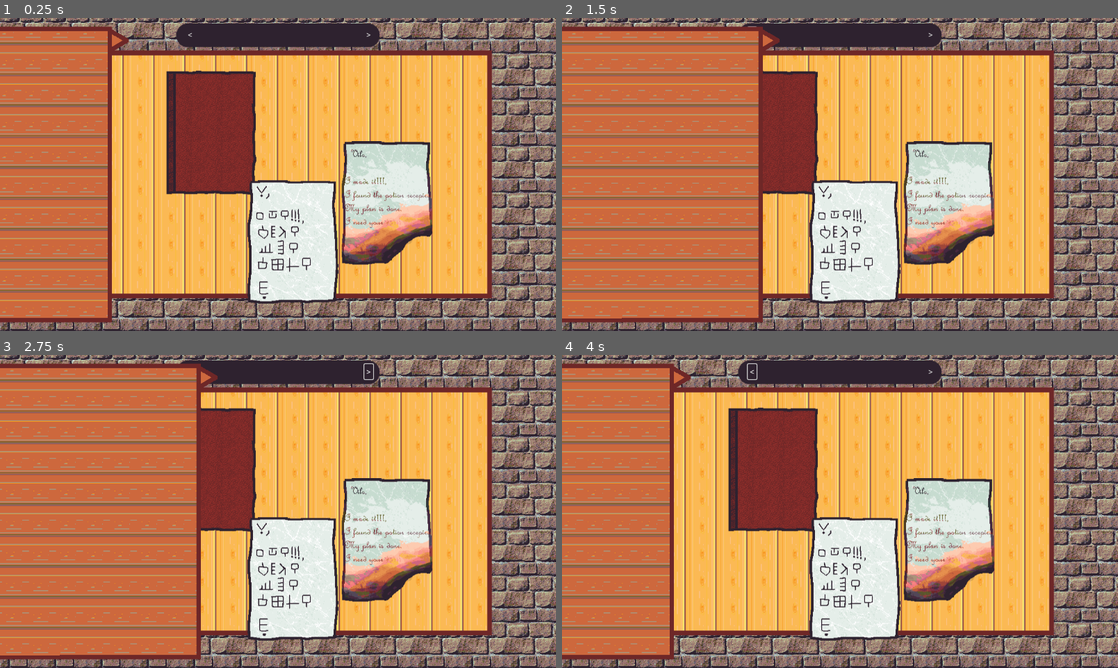
Above: before the commit, frames 1-4 (two rows, left to right).
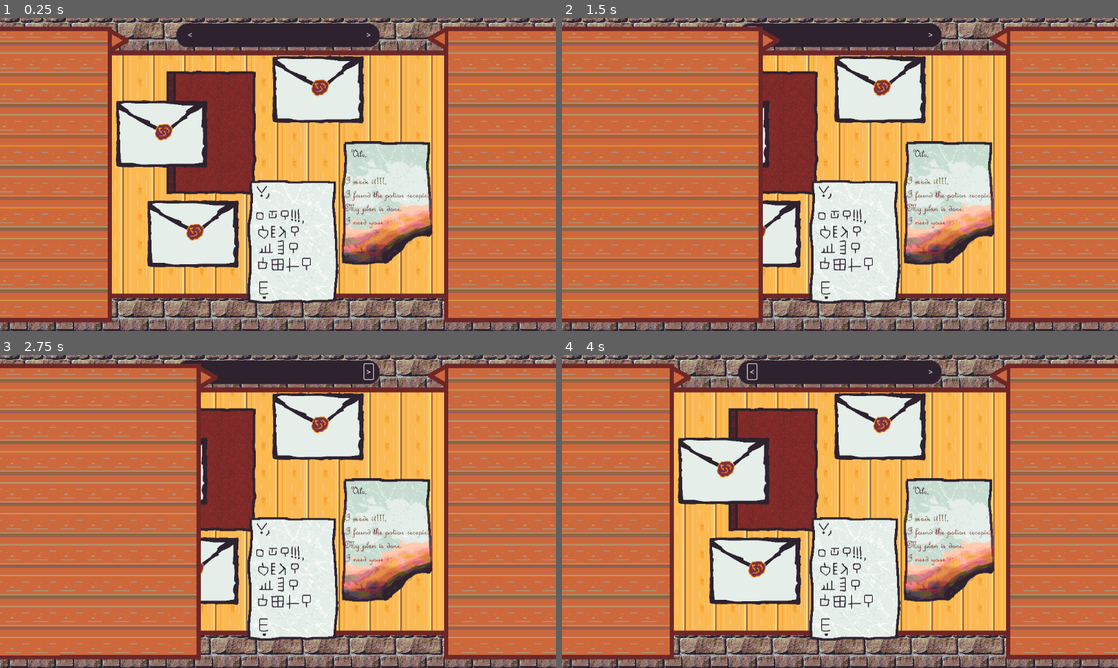
Above: after the commit, the same moments.

Repository: diegofdz333/the-alchemist
Game: Godot game, scene res://scenes/Main.tscn
Same seed, same stepped clock (60 frames per second), same inputs: the game is played once before the commit and once after it.
Inputs (mouse positions are in pixels of both pictures, inside the frame that each line leads up to):
- Up to frame 1 (0.25 s): no input
- Up to frame 2 (1.5 s): click (684, 39) at 0.52 s; click "<" at 1.25 s
- Up to frame 3 (2.75 s): click ">" at 2 s
- Up to frame 4 (4 s): click (773, 376) at 2.77 s; click "<" at 3.5 s

The runs differ from the first frame. In frame 1, 29% of the frame differs, in the area x 20-100%, y 2-98%; in frame 2, 24%; in frame 3, 24%; in frame 4, 29%.

Commit message:
Added plant menu

Diff:
--- /dev/null
+++ b/scenes/Cauldron.tscn
@@ -0,0 +1,9 @@
+[gd_scene load_steps=3 format=3 uid="uid://b6e5mddcrrd11"]
+
+[ext_resource type="Script" path="res://scripts/cauldron.gd" id="1_k7jbu"]
+[ext_resource type="Texture2D" uid="uid://pemdbobsq0ls" path="res://assets/wok.png" id="1_lwe72"]
+
+[node name="Cauldron" type="Sprite2D"]
+texture = ExtResource("1_lwe72")
+script = ExtResource("1_k7jbu")
+small_texture = ExtResource("1_lwe72")
--- a/scenes/DocumentMenu.tscn
+++ b/scenes/DocumentMenu.tscn
@@ -27,5 +27,6 @@
 texture_normal = ExtResource("3_ik7me")
 texture_pressed = ExtResource("4_kpomf")
 texture_hover = ExtResource("5_2ilg4")
+metadata/_edit_use_anchors_ = true
 
 [connection signal="pressed" from="ExpandButton" to="." method="_on_expand_button_pressed"]
--- /dev/null
+++ b/scenes/Item.tscn
@@ -0,0 +1,6 @@
+[gd_scene load_steps=2 format=3 uid="uid://cbxaknk507kt8"]
+
+[ext_resource type="Script" path="res://scripts/item.gd" id="1_x1ti8"]
+
+[node name="Item" type="Sprite2D"]
+script = ExtResource("1_x1ti8")
--- a/scenes/Main.tscn
+++ b/scenes/Main.tscn
@@ -1,20 +1,25 @@
-[gd_scene load_steps=17 format=3 uid="uid://de0bxnxrfky8a"]
+[gd_scene load_steps=22 format=3 uid="uid://c6c12xvctpfc2"]
 
 [ext_resource type="Script" path="res://scripts/main.gd" id="1_478tm"]
 [ext_resource type="Script" path="res://scripts/documents_handler.gd" id="1_bl5sq"]
-[ext_resource type="PackedScene" uid="uid://dml2o4mtpde67" path="res://Document.tscn" id="2_2uoe8"]
 [ext_resource type="Texture2D" uid="uid://ca4vyoeydh6ex" path="res://assets/table.png" id="3_f8pjf"]
 [ext_resource type="Texture2D" uid="uid://ckp7n13l86t17" path="res://assets/documents/unburntLetter.png" id="4_d8ovf"]
 [ext_resource type="Texture2D" uid="uid://bggqqjhi6lura" path="res://assets/bricks.png" id="4_gd8ix"]
 [ext_resource type="Texture2D" uid="uid://cjms1wtsnkkq0" path="res://assets/documents/burntLetter.png" id="5_4eq1o"]
-[ext_resource type="PackedScene" uid="uid://b5fis15vkrthn" path="res://DocumentMenu.tscn" id="6_lgqyx"]
-[ext_resource type="PackedScene" path="res://scenes/Document.tscn" id="6_sct4c"]
+[ext_resource type="PackedScene" uid="uid://b5fis15vkrthn" path="res://scenes/DocumentMenu.tscn" id="6_lgqyx"]
+[ext_resource type="PackedScene" uid="uid://dml2o4mtpde67" path="res://scenes/Document.tscn" id="6_sct4c"]
 [ext_resource type="Texture2D" uid="uid://bncrq8qe0wpcu" path="res://assets/documents/book-page-0.png" id="7_1wq1i"]
+[ext_resource type="PackedScene" uid="uid://b6e5mddcrrd11" path="res://scenes/Cauldron.tscn" id="7_lg7qs"]
 [ext_resource type="Script" path="res://scripts/text_popup.gd" id="8_axhao"]
 [ext_resource type="Texture2D" uid="uid://cdajpqcljhsrr" path="res://assets/textBar.png" id="8_fxjid"]
 [ext_resource type="Script" path="res://scripts/book.gd" id="8_uy8em"]
 [ext_resource type="Script" path="res://scripts/book_button.gd" id="9_uv647"]
 [ext_resource type="LabelSettings" uid="uid://dvbui4870kuc" path="res://resources/secret_label_settings.tres" id="10_3cly0"]
+[ext_resource type="PackedScene" uid="uid://cxfcyyca6olrd" path="res://scenes/PlantMenu.tscn" id="12_cwajq"]
+[ext_resource type="PackedScene" path="res://scenes/Plant.tscn" id="13_m0xuo"]
+[ext_resource type="Texture2D" uid="uid://y82niwuxx1im" path="res://assets/plants/leaf.png" id="14_hvh61"]
+[ext_resource type="Texture2D" uid="uid://f1bs0wqm05im" path="res://assets/plants/leaf_selected.png" id="15_ug3ac"]
+[ext_resource type="Script" path="res://scripts/plant_handler.gd" id="16_mql5o"]
 
 [sub_resource type="LabelSettings" id="LabelSettings_na3qj"]
 font_size = 22
@@ -26,10 +31,69 @@
 
 [node name="Camera2D" type="Camera2D" parent="."]
 
+[node name="Cauldron" parent="." instance=ExtResource("7_lg7qs")]
+
+[node name="Plants" type="Node" parent="."]
+script = ExtResource("16_mql5o")
+
+[node name="Plant" parent="Plants" instance=ExtResource("13_m0xuo")]
+position = Vector2(224, -82)
+scale = Vector2(0.15, 0.15)
+texture = ExtResource("14_hvh61")
+plant_name = "Starbloom"
+small_texture = ExtResource("15_ug3ac")
+
+[node name="Plant2" parent="Plants" instance=ExtResource("13_m0xuo")]
+position = Vector2(466, -44)
+scale = Vector2(0.15, 0.15)
+texture = ExtResource("14_hvh61")
+plant_name = "Ashthorn"
+small_texture = ExtResource("15_ug3ac")
+
+[node name="Plant3" parent="Plants" instance=ExtResource("13_m0xuo")]
+position = Vector2(602, -94)
+scale = Vector2(0.15, 0.15)
+texture = ExtResource("14_hvh61")
+plant_name = "Duskwither"
+small_texture = ExtResource("15_ug3ac")
+
+[node name="Plant4" parent="Plants" instance=ExtResource("13_m0xuo")]
+position = Vector2(614, 48)
+scale = Vector2(0.15, 0.15)
+texture = ExtResource("14_hvh61")
+plant_name = "Emberroot"
+small_texture = ExtResource("15_ug3ac")
+
+[node name="Plant5" parent="Plants" instance=ExtResource("13_m0xuo")]
+position = Vector2(360, 142)
+scale = Vector2(0.15, 0.15)
+texture = ExtResource("14_hvh61")
+plant_name = "Spiritwood"
+small_texture = ExtResource("15_ug3ac")
+
+[node name="Plant6" parent="Plants" instance=ExtResource("13_m0xuo")]
+position = Vector2(213, 275)
+scale = Vector2(0.15, 0.15)
+texture = ExtResource("14_hvh61")
+plant_name = "Walking Toad"
+small_texture = ExtResource("15_ug3ac")
+
+[node name="PlantMenu" parent="." instance=ExtResource("12_cwajq")]
+position = Vector2(534, 24)
+
 [node name="Documents" type="Node" parent="."]
 script = ExtResource("1_bl5sq")
 
-[node name="Unburnt Letter" parent="Documents" instance=ExtResource("2_2uoe8")]
+[node name="Dummy-letter4" parent="Documents" instance=ExtResource("6_sct4c")]
+position = Vector2(83, -176)
+
+[node name="Dummy-letter3" parent="Documents" instance=ExtResource("6_sct4c")]
+position = Vector2(-241, -84)
+
+[node name="Dummy-letter2" parent="Documents" instance=ExtResource("6_sct4c")]
+position = Vector2(-176, 123)
+
+[node name="Unburnt Letter" parent="Documents" instance=ExtResource("6_sct4c")]
 position = Vector2(31, 141)
 scale = Vector2(1, 1)
 texture = ExtResource("4_d8ovf")
@@ -41,7 +105,7 @@
 E"
 isEnglish = false
 
-[node name="Burnt Letter" parent="Documents" instance=ExtResource("2_2uoe8")]
+[node name="Burnt Letter" parent="Documents" instance=ExtResource("6_sct4c")]
 position = Vector2(226, 60)
 scale = Vector2(1, 1)
 texture = ExtResource("5_4eq1o")
@@ -102,6 +166,10 @@
 text = ">"
 script = ExtResource("9_uv647")
 
+[node name="DocumentMenu" parent="." instance=ExtResource("6_lgqyx")]
+z_index = 40
+position = Vector2(-561, 16)
+
 [node name="Table" type="Sprite2D" parent="."]
 z_index = -5
 texture = ExtResource("3_f8pjf")
@@ -109,10 +177,6 @@
 [node name="Background" type="Sprite2D" parent="."]
 z_index = -100
 texture = ExtResource("4_gd8ix")
-
-[node name="DocumentMenu" parent="." instance=ExtResource("6_lgqyx")]
-z_index = 40
-position = Vector2(-561, 16)
 
 [node name="TestBar" type="Sprite2D" parent="."]
 position = Vector2(0, -288)
@@ -171,13 +235,19 @@
 text = ">"
 flat = true
 
+[connection signal="cauldron_dropped" from="Plants" to="PlantMenu" method="_on_cauldron_dropped"]
+[connection signal="cauldron_dropped" from="Plants" to="Documents" method="_on_cauldron_dropped"]
+[connection signal="dragging" from="Plants" to="Documents" method="_on_plants_dragging"]
+[connection signal="plant_dropped" from="Plants" to="Cauldron" method="_on_plant_dropped"]
+[connection signal="plant_dropped" from="Plants" to="PlantMenu" method="_on_plant_dropped"]
+[connection signal="plant_dropped" from="Plants" to="Documents" method="_on_plant_dropped"]
+[connection signal="submit" from="PlantMenu" to="." method="_on_plant_menu_submit"]
 [connection signal="dropped" from="Documents" to="DocumentMenu" method="_on_documents_dropped"]
 [connection signal="selected_document_changed" from="Documents" to="TestBar/EnglishLabel" method="_on_documents_selected_document_changed"]
 [connection signal="selected_document_changed" from="Documents" to="TestBar/SecretLabel" method="_on_documents_selected_document_changed"]
 [connection signal="page_changed" from="Documents/Book" to="Documents" method="_on_book_page_changed"]
 [connection signal="button_down" from="Documents/Book/LeftButton" to="Documents/Book" method="_on_left_button_button_down"]
 [connection signal="button_down" from="Documents/Book/RightButton" to="Documents/Book" method="_on_right_button_button_down"]
-[connection signal="expand_button_pressed" from="DocumentMenu" to="." method="_on_document_menu_expand_button_pressed"]
 [connection signal="button_down" from="TestBar/LeftText" to="TestBar/EnglishLabel" method="_on_left_text_button_down"]
 [connection signal="button_down" from="TestBar/LeftText" to="TestBar/SecretLabel" method="_on_left_text_button_down"]
 [connection signal="button_down" from="TestBar/RightText" to="TestBar/EnglishLabel" method="_on_right_text_button_down"]
--- /dev/null
+++ b/scenes/Plant.tscn
@@ -0,0 +1,6 @@
+[gd_scene load_steps=2 format=3 uid="uid://j4jm2m31m2mo"]
+
+[ext_resource type="Script" path="res://scripts/plant.gd" id="1_n5hml"]
+
+[node name="Plant" type="Sprite2D"]
+script = ExtResource("1_n5hml")
--- /dev/null
+++ b/scenes/PlantMenu.tscn
@@ -0,0 +1,34 @@
+[gd_scene load_steps=7 format=3 uid="uid://cxfcyyca6olrd"]
+
+[ext_resource type="Script" path="res://scripts/plant_menu.gd" id="1_0o86u"]
+[ext_resource type="Texture2D" uid="uid://c4jcoomwiqly4" path="res://assets/menus/side_menu.png" id="1_82ove"]
+[ext_resource type="Texture2D" uid="uid://ceabbp4pwh5e" path="res://assets/menus/side_menu_button.png" id="2_plwgo"]
+[ext_resource type="Texture2D" uid="uid://bwvyjps7t00g3" path="res://assets/menus/side_menu_button_pressed.png" id="3_m08l7"]
+[ext_resource type="Texture2D" uid="uid://dxity1x162rvk" path="res://assets/menus/side_menu_button_hover.png" id="4_plf31"]
+
+[sub_resource type="RectangleShape2D" id="RectangleShape2D_d8v6b"]
+size = Vector2(494, 612)
+
+[node name="PlantMenu" type="Area2D"]
+script = ExtResource("1_0o86u")
+
+[node name="Sprite2D" type="Sprite2D" parent="."]
+scale = Vector2(-1, 1)
+texture = ExtResource("1_82ove")
+
+[node name="CollisionShape2D" type="CollisionShape2D" parent="."]
+visible = false
+shape = SubResource("RectangleShape2D_d8v6b")
+
+[node name="ExpandButton" type="TextureButton" parent="."]
+offset_left = -280.0
+offset_top = -305.0
+offset_right = -240.0
+offset_bottom = -258.0
+texture_normal = ExtResource("2_plwgo")
+texture_pressed = ExtResource("3_m08l7")
+texture_hover = ExtResource("4_plf31")
+flip_h = true
+metadata/_edit_use_anchors_ = true
+
+[connection signal="pressed" from="ExpandButton" to="." method="_on_expand_button_pressed"]
--- /dev/null
+++ b/scripts/cauldron.gd
@@ -0,0 +1,72 @@
+extends Item
+
+const CAULDRON_Z = 20
+
+var plants: Dictionary = {}
+
+# Called when the node enters the scene tree for the first time.
+func _ready():
+	big_texture = texture
+	big_texture_scale = scale
+	z_index = CAULDRON_Z
+
+
+func process_dragging(delta):
+	if is_dragging:
+		var tween = get_tree().create_tween();
+		tween.tween_property(
+			self,
+			"position",
+			get_global_mouse_position() - mouse_offset,
+			DELAY * delta
+		);
+		for p in plants:
+			var ptween = p.get_tree().create_tween();
+			var plant_offset = global_position - p.position
+			ptween.tween_property(
+				p,
+				"position",
+				get_global_mouse_position() - mouse_offset - plant_offset,
+				DELAY * delta
+			);
+		return true;
+	return false;
+
+# Called every frame. 'delta' is the elapsed time since the previous frame.
+func _input(event):
+	if event is InputEventMouseButton and event.button_index == MOUSE_BUTTON_LEFT:
+		if event.pressed:
+			if get_rect().has_point(to_local(get_global_mouse_position())):
+				is_dragging = true;
+				mouse_offset = get_global_mouse_position() - global_position;
+		else:
+			if is_dragging:
+				release.emit(self)
+			is_dragging = false;
+
+
+func pos_in_cauldron(pos):
+	var width = texture.get_width()
+	var height = texture.get_height()
+	var right = position.x + width / 2
+	var top = position.y - height / 2
+	var bottom = position.y + height / 2
+	var left = position.x - width / 2
+	return pos.x > left and pos.x < right and pos.y > top and pos.y < bottom
+
+
+func _on_plant_dropped(plant):
+	if in_menu:
+		#if plant in plants:
+			#plant.in_cauldron = false
+			#plants.erase(plant)
+		return
+	if plant not in plants and pos_in_cauldron(plant.position):
+		# added to cauldron
+		plant.in_cauldron = true
+		plants[plant] = null
+	elif plant in plants and not pos_in_cauldron(plant.position):
+		# removed from cauldron
+		print("hey")
+		plant.in_cauldron = false
+		plants.erase(plant)
--- a/scripts/document.gd
+++ b/scripts/document.gd
@@ -1,28 +1,15 @@
-extends Sprite2D
+extends Item
 
 @export_multiline var text: String;
 @export var isEnglish: bool = true;
-## texture for the doc when it is inside the menu
-## (can be any size, code will autoscale it to fit a grid cell)
-@export var small_texture: Texture;
-var big_texture: Texture; # to store the original texture of the doc
-var big_texture_scale: Vector2;
-
-signal release(doc)
-
-const DELAY = 1;
 
 # Max holding time to be considered "clicked" rather than held
 # In miliseconds
 const SELECTION_TIME = 500;
 
-var is_dragging = false;
 var is_selected = false;
 var click_time = 0;
-var mouse_offset;
 var time
-
-var in_menu: bool = false;
 
 # Called when the node enters the scene tree for the first time.
 func _ready():
@@ -34,26 +21,10 @@
 func _process(delta):
 	pass
 
-func reload_texture():
-	texture = big_texture;
-	scale = big_texture_scale;
 
 # Overriden by Book
 func get_text():
 	return text;
-
-func process_dragging(delta):
-	if is_dragging:
-		var tween = get_tree().create_tween();
-		tween.tween_property(
-			self,
-			"position",
-			get_global_mouse_position() - mouse_offset,
-			DELAY * delta
-		);
-		return true;
-	return false;
-
 
 func _input(event):
 	if event is InputEventMouseButton and event.button_index == MOUSE_BUTTON_LEFT:
--- a/scripts/document_menu.gd
+++ b/scripts/document_menu.gd
@@ -1,6 +1,4 @@
 extends Area2D
-
-signal expand_button_pressed()
 
 ## number of rows for placing docs
 @export var rows: int = 5
@@ -115,6 +113,9 @@
 
 
 func _on_expand_button_pressed():
-	expand_button_pressed.emit()
+	if expanded:
+		position = retracted_pos
+	else:
+		position = expanded_pos
 	expanded = not expanded
 	update_documents()
--- a/scripts/documents_handler.gd
+++ b/scripts/documents_handler.gd
@@ -7,6 +7,7 @@
 
 var document_ordering: Array = [];
 var selected_document = null;
+var plants_dragging: bool = false;
 
 # Called when the node enters the scene tree for the first time.
 func _ready():
@@ -39,6 +40,9 @@
 		selected_document_changed.emit(null)
 
 	# Process document dragging
+	if plants_dragging:
+		return
+
 	for i in range(0, document_ordering.size()):
 		var doc = document_ordering[i];
 		if doc.process_dragging(delta):
@@ -68,3 +72,15 @@
 func _on_book_page_changed(doc):
 	if doc.is_selected:
 		selected_document_changed.emit(doc);
+
+
+func _on_plants_dragging():
+	plants_dragging = true
+
+
+func _on_cauldron_dropped(cauldron):
+	plants_dragging = false
+
+
+func _on_plant_dropped(plant):
+	plants_dragging = false
--- /dev/null
+++ b/scripts/item.gd
@@ -0,0 +1,43 @@
+extends Sprite2D
+class_name Item
+
+signal release(item)
+
+## texture for the doc when it is inside the menu
+## (can be any size, code will autoscale it to fit a grid cell)
+@export var small_texture: Texture;
+var big_texture: Texture; # to store the original texture of the doc
+var big_texture_scale: Vector2;
+var in_menu: bool = false;
+
+const DELAY = 1;
+
+var mouse_offset;
+var is_dragging = false;
+
+# Called when the node enters the scene tree for the first time.
+func _ready():
+	pass
+
+
+# Called every frame. 'delta' is the elapsed time since the previous frame.
+func _process(delta):
+	pass
+
+
+func reload_texture():
+	texture = big_texture;
+	scale = big_texture_scale;
+
+
+func process_dragging(delta):
+	if is_dragging:
+		var tween = get_tree().create_tween();
+		tween.tween_property(
+			self,
+			"position",
+			get_global_mouse_position() - mouse_offset,
+			DELAY * delta
+		);
+		return true;
+	return false;
--- a/scripts/main.gd
+++ b/scripts/main.gd
@@ -10,8 +10,5 @@
 	pass
 
 
-func _on_document_menu_expand_button_pressed():
-	if $DocumentMenu.expanded:
-		$DocumentMenu.position = $DocumentMenu.retracted_pos
-	else:
-		$DocumentMenu.position = $DocumentMenu.expanded_pos
+func _on_plant_menu_submit(plants):
+	pass # Replace with function body.
--- /dev/null
+++ b/scripts/plant.gd
@@ -0,0 +1,28 @@
+extends Item
+
+## name of the plant
+@export var plant_name: String;
+
+var in_cauldron: bool = false;
+
+# Called when the node enters the scene tree for the first time.
+func _ready():
+	big_texture = texture
+	big_texture_scale = scale
+
+
+# Called every frame. 'delta' is the elapsed time since the previous frame.
+func _process(delta):
+	pass
+
+
+func _input(event):
+	if event is InputEventMouseButton and event.button_index == MOUSE_BUTTON_LEFT:
+		if event.pressed:
+			if get_rect().has_point(to_local(get_global_mouse_position())):
+				is_dragging = true;
+				mouse_offset = get_global_mouse_position() - global_position;
+		else:
+			if is_dragging:
+				release.emit(self)
+			is_dragging = false;
--- /dev/null
+++ b/scripts/plant_handler.gd
@@ -0,0 +1,67 @@
+extends Node
+
+const PLANT_Z = 10;
+
+signal plant_dropped(plant)
+signal cauldron_dropped(cauldron)
+signal dragging
+
+var plant_ordering: Array = [];
+var cauldron;
+
+# Called when the node enters the scene tree for the first time.
+func _ready():
+	var plants = get_children();
+	for p in plants:
+		p.release.connect(_on_plant_release)
+		plant_ordering.push_back(p);
+	cauldron = $"../Cauldron"
+	cauldron.release.connect(_on_cauldron_release)
+	refresh_z_indeces();
+
+
+# Called every frame. 'delta' is the elapsed time since the previous frame.
+func _process(delta):
+	# Process plant dragging
+	for i in range(0, plant_ordering.size()):
+		var p = plant_ordering[i];
+		if p.process_dragging(delta):
+			# Plant is being dragged
+			dragging.emit()
+			plant_ordering.pop_at(i);
+			plant_ordering.push_front(p);
+			refresh_z_indeces();
+			return
+
+	if cauldron.process_dragging(delta):
+		# Cauldron is being dragged
+		dragging.emit()
+
+	refresh_z_indeces();
+
+
+func _on_plant_release(plant):
+	plant_dropped.emit(plant)
+
+
+func _on_cauldron_release(cauldron):
+	cauldron_dropped.emit(cauldron)
+
+
+func refresh_z_indeces():
+	var max_z = plant_ordering.size()
+	cauldron.z_index = $"../Cauldron".CAULDRON_Z
+	if cauldron.in_menu or cauldron.is_dragging:
+		cauldron.z_index += ($"../PlantMenu".PLANT_MENU_Z)
+	print(cauldron.z_index)
+	for i in range(0, max_z):
+		# Higher z index is closer to screen
+		var p: Sprite2D = plant_ordering[i];
+		p.z_index = PLANT_Z + max_z - i - 1;
+		if (i == 0 and p.is_dragging):
+			p.z_index += 100
+			continue
+		if p.in_menu:
+			p.z_index += ($"../PlantMenu".PLANT_MENU_Z)
+		if p.in_cauldron:
+			p.z_index += ($"../Cauldron".z_index)
--- /dev/null
+++ b/scripts/plant_menu.gd
@@ -0,0 +1,173 @@
+extends Area2D
+
+signal submit(plants)
+
+## proportion of the screen occupied by retracted menu
+@export var peek: float = 0.07
+## proportion of the screen occupied by expanded menu
+@export var full: float = 0.3
+
+const rows: int = 3
+const cols: int = 2
+const margin: float = 0.3
+const plant_proportion: float = 0.6
+
+const PLANT_MENU_Z: int = 50
+var retracted_pos: Vector2 = Vector2.ZERO
+var expanded_pos: Vector2 = Vector2.ZERO
+var width: int = 0
+var height: int = 0
+var expanded: bool = false
+
+var plants: Dictionary = {}
+var occupied: Dictionary = {}
+var cauldron
+
+# Called when the node enters the scene tree for the first time.
+func _ready():
+	position_menu()
+	cauldron = $"../Cauldron"
+	position_cauldron(cauldron)
+	cauldron.in_menu = true
+	for r in range(rows):
+		for c in range(cols):
+			occupied[Vector2(r, c)] = false
+	var plant_arr = $"../Plants".get_children()
+	for plant in plant_arr:
+		plant.in_menu = true
+		plant.texture = plant.small_texture
+		rescale(plant)
+		reposition(plant)
+	update_menu_items()
+
+
+# Called every frame. 'delta' is the elapsed time since the previous frame.
+func _process(delta):
+	pass
+
+
+func position_menu():
+	var viewport_width = get_viewport().size.x
+	width = $Sprite2D.texture.get_width()
+	height = $Sprite2D.texture.get_height()
+	retracted_pos = Vector2(viewport_width / 2 + width / 2 - peek * viewport_width, 0)
+	expanded_pos = Vector2(viewport_width / 2 + width / 2 - full * viewport_width, 0)
+	position = retracted_pos
+	z_index = PLANT_MENU_Z
+
+
+func pos_in_menu(pos):
+	var left = expanded_pos.x - width / 2
+	var top = expanded_pos.y - height / 2
+	var bottom = expanded_pos.y + height / 2
+	return pos.x > left and pos.y > top and pos.y < bottom
+
+
+func update_menu_items():
+	if expanded:
+		for p in plants:
+			p.show()
+			p.set_process_input(true)
+		if cauldron.in_menu:
+			cauldron.show()
+			cauldron.set_process_input(true)
+	else:
+		for p in plants:
+			p.hide()
+			p.set_process_input(false)
+		if cauldron.in_menu:
+			cauldron.hide()
+			cauldron.set_process_input(false)
+
+
+func rescale(plant):
+	var col_width = (-expanded_pos.x + width / 2 + get_viewport().size.x / 2) / cols
+	var row_height = height * plant_proportion / rows
+	var rect = plant.get_rect()
+	var sprite_width = rect.size.x
+	var sprite_height = rect.size.y
+	var x_scale = (1 - margin) * col_width / sprite_width
+	var y_scale = (1 - margin) * row_height / sprite_height
+	plant.scale = Vector2(min(x_scale, y_scale), min(x_scale, y_scale))
+
+
+# Snap a plant to a grid cell in the menu
+func reposition(plant):
+	var col_width = (-expanded_pos.x + width / 2 + get_viewport().size.x / 2) / cols
+	var row_height = height * plant_proportion / rows
+	var top_left = Vector2(expanded_pos.x - width / 2, -height / 2)
+
+	for r in range(rows):
+		for c in range(cols):
+			if not occupied[Vector2(r, c)]:
+				var x_pos = col_width * (c + 0.5)
+				var y_pos = row_height * (r + 0.5)
+				plant.position = top_left + Vector2(x_pos, y_pos)
+				plants[plant] = Vector2(r, c)
+				occupied[plants[plant]] = true
+				return
+
+
+func position_cauldron(cauldron):
+	var col_width = -expanded_pos.x + width / 2 + get_viewport().size.x / 2
+	var row_height = height * (1 - plant_proportion)
+	var rect = cauldron.get_rect()
+	var sprite_width = rect.size.x
+	var sprite_height = rect.size.y
+	var x_scale = (1 - margin) * col_width / sprite_width
+	var y_scale = (1 - margin) * row_height / sprite_height
+	cauldron.scale = Vector2(min(x_scale, y_scale), min(x_scale, y_scale))
+
+	var top_left = Vector2(expanded_pos.x - width / 2, -height / 2)
+	var x_pos = col_width / 2
+	var y_pos = plant_proportion * height + row_height / 2
+	cauldron.position = top_left + Vector2(x_pos, y_pos)
+
+
+func _on_expand_button_pressed():
+	if expanded:
+		position = retracted_pos
+	else:
+		position = expanded_pos
+	expanded = not expanded
+	update_menu_items()
+
+
+
+func _on_plant_dropped(plant):
+	if expanded:
+		plant.in_menu = pos_in_menu(plant.position) and plant.z_index > PLANT_MENU_Z
+		if plant in plants and not plant.in_menu:
+			# plant moved out of menu
+			plant.reload_texture();
+			occupied[plants[plant]] = false
+			plants.erase(plant)
+		elif plant not in plants and plant.in_menu:
+			# plant moved into menu
+			plant.texture = plant.small_texture
+			rescale(plant)
+			reposition(plant)
+		elif plant in plants and plant.in_menu:
+			# plant already in menu but dragged somewhere else within
+			occupied[plants[plant]] = false
+			reposition(plant)
+
+
+func _on_cauldron_dropped(cauldron):
+	if expanded:
+		cauldron.in_menu = pos_in_menu(cauldron.position) and cauldron.z_index > PLANT_MENU_Z
+		if not cauldron.in_menu:
+			# cauldron moved out of menu
+			cauldron.reload_texture();
+		elif cauldron.in_menu:
+			# cauldron moved into menu
+			var cauldron_plants = cauldron.plants.duplicate()
+			for plant in cauldron_plants:
+				plant.in_menu = true
+				plant.in_cauldron = false
+				cauldron.plants.erase(plant)
+				plant.texture = plant.small_texture
+				rescale(plant)
+				reposition(plant)
+			cauldron.texture = cauldron.small_texture
+			position_cauldron(cauldron)
Binary file added: assets/plants/leaf.png
Not shown, added: assets/plants/leaf.png.import
Binary file added: assets/plants/leaf_selected.png
Not shown, added: assets/plants/leaf_selected.png.import
Binary file added: assets/plants/submit_button.png
Not shown, added: assets/plants/submit_button.png.import
Binary file added: assets/plants/submit_button_hovered.png
Not shown, added: assets/plants/submit_button_hovered.png.import
Binary file added: assets/plants/submit_button_pressed.png
Not shown, added: assets/plants/submit_button_pressed.png.import
Binary file added: assets/wok.png
Not shown, added: assets/wok.png.import
